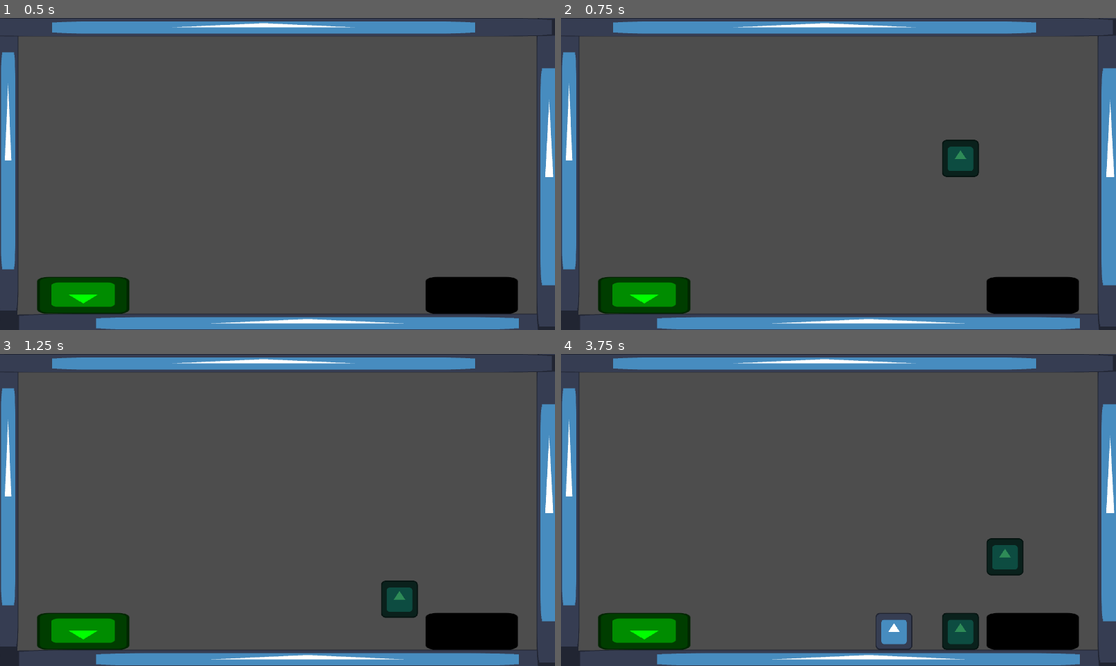
Above: before the commit, frames 1-4 (two rows, left to right).
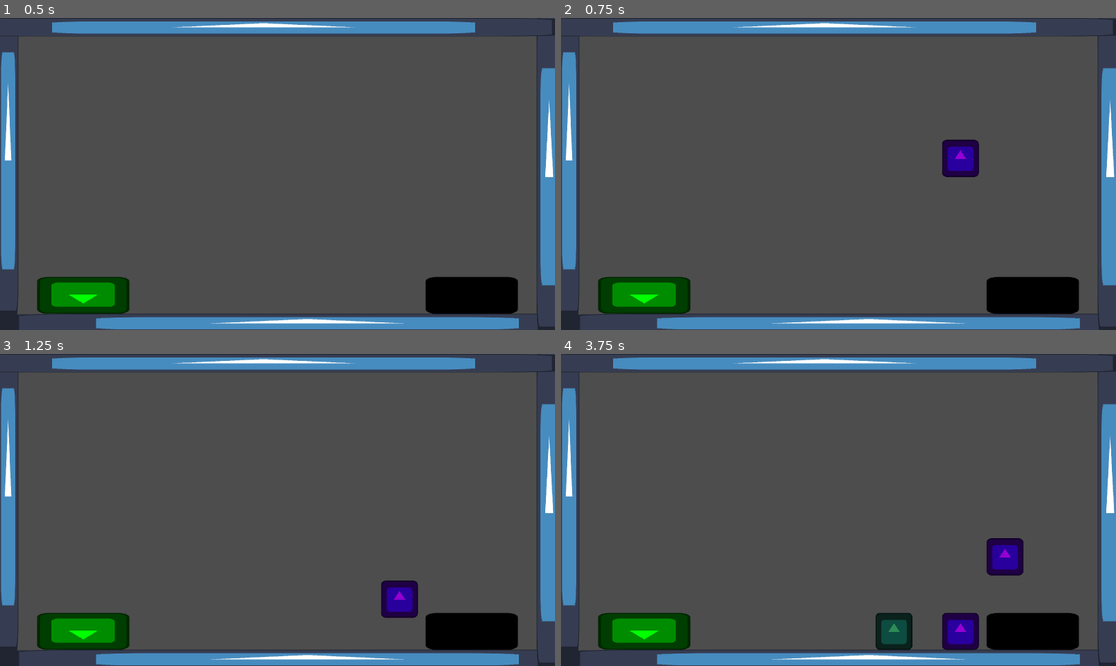
Above: after the commit, the same moments.

Repository: Patradax/sustainable-society-group-af
Game: Godot game, scene res://trashsortgame resources/Trashsortgame.tscn
Same seed, same stepped clock (60 frames per second), same inputs: the game is played once before the commit and once after it. This scene is started directly instead of the project's main scene. The engine's default icon, where the game draws it, is replaced by a stand-in: a white triangle on a blue panel in a dark square.
Inputs (mouse positions are in pixels of both pictures, inside the frame that each line leads up to):
- Up to frame 1 (0.5 s): no input
- Up to frame 2 (0.75 s): tap Enter at 0.5 s; move the mouse to (960, 158) at 0.52 s; tap A (A) at 0.6 s; click (960, 158) at 0.67 s
- Up to frame 3 (1.25 s): no input
- Up to frame 4 (3.75 s): drag from (960, 606) to (644, 631) at 1.27 s; tap Space at 2 s; move the mouse to (894, 441) at 2.02 s; tap A (A) at 2.1, 3.6 s; click (894, 441) at 2.17 s; drag from (894, 553) to (1032, 631) at 2.77 s; tap Enter at 3.5 s; move the mouse to (1005, 556) at 3.52 s; click (1005, 556) at 3.67 s

Frame 1 is identical in both runs. In frame 2, 0.7% of the frame differs, in the area x 68-76%, y 39-51%; in frame 3, 0.7%; in frame 4, 2.2%, in the area x 56-84%, y 59-95%.

Commit message:
Update trash.gd

Diff:
--- a/trashsortgame resources/trash.gd
+++ b/trashsortgame resources/trash.gd
@@ -6,7 +6,8 @@
 
 
 func _ready() -> void:
-	var choice = randi_range(1,2)
+	var choice = randi_range(0,1)
+	print(choice)
 	if choice == 1:
 		trashtype = trashchoice.recycle
 		$Sprite2D.modulate = Color.SEA_GREEN
